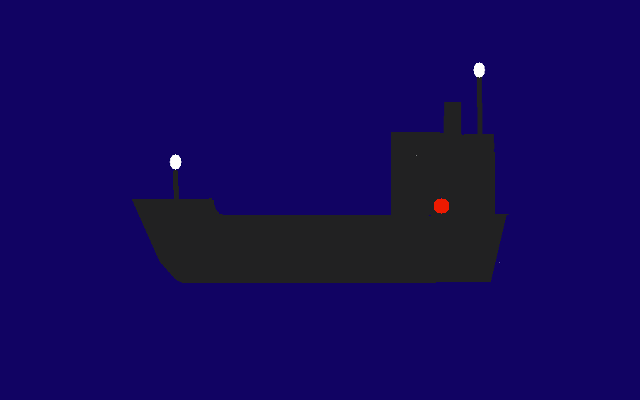
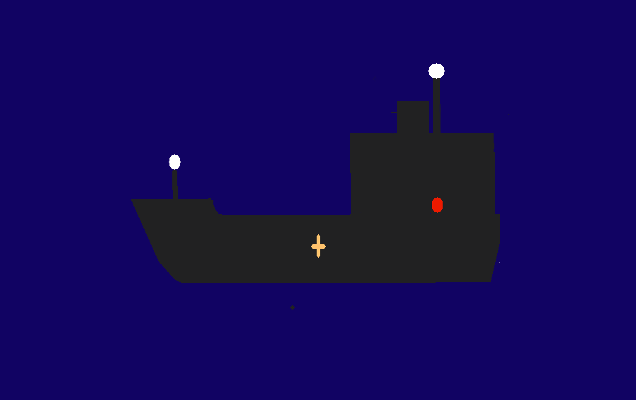
The second 640x400 image is a revision of the first. Changes to its layers:
added layer "stern light" above "chimney" over (x1=428, y1=63, x2=445, y2=133)
added layer "chimney" above "ship" over (x1=391, y1=101, x2=429, y2=133)
added layer "ship" above "frnt" over (x1=131, y1=62, x2=510, y2=283)
added layer "frnt" above "Background" over (x1=350, y1=132, x2=434, y2=213)
painted on "Background" over (x1=131, y1=0, x2=640, y2=400)
